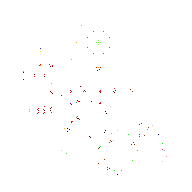
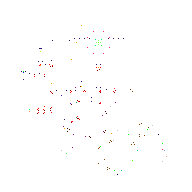
Before/after of a (192, 192) layered artwork. What changed in the layer stack:
painted on "spawners" over box(21, 38, 124, 148)
